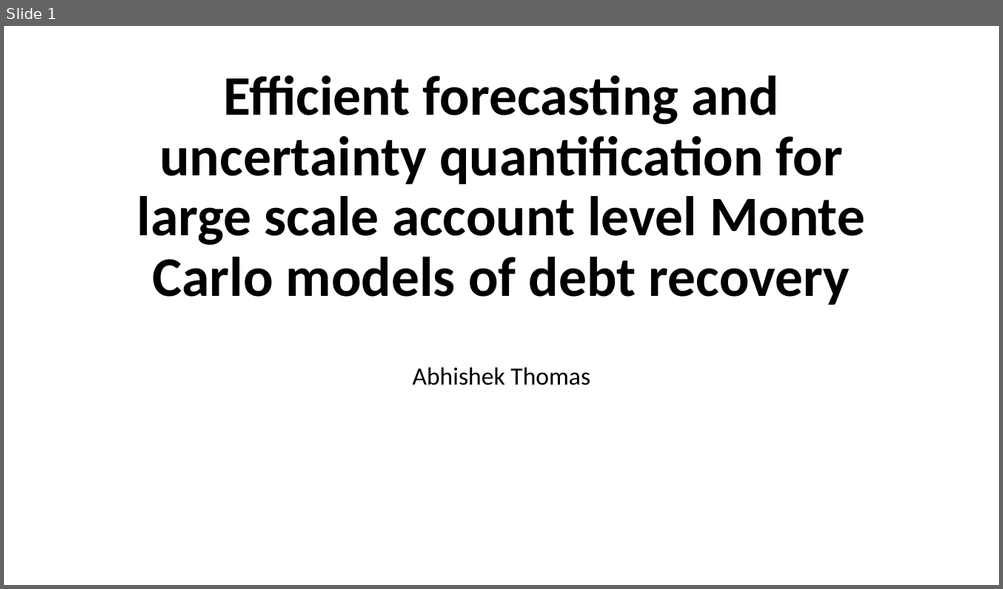
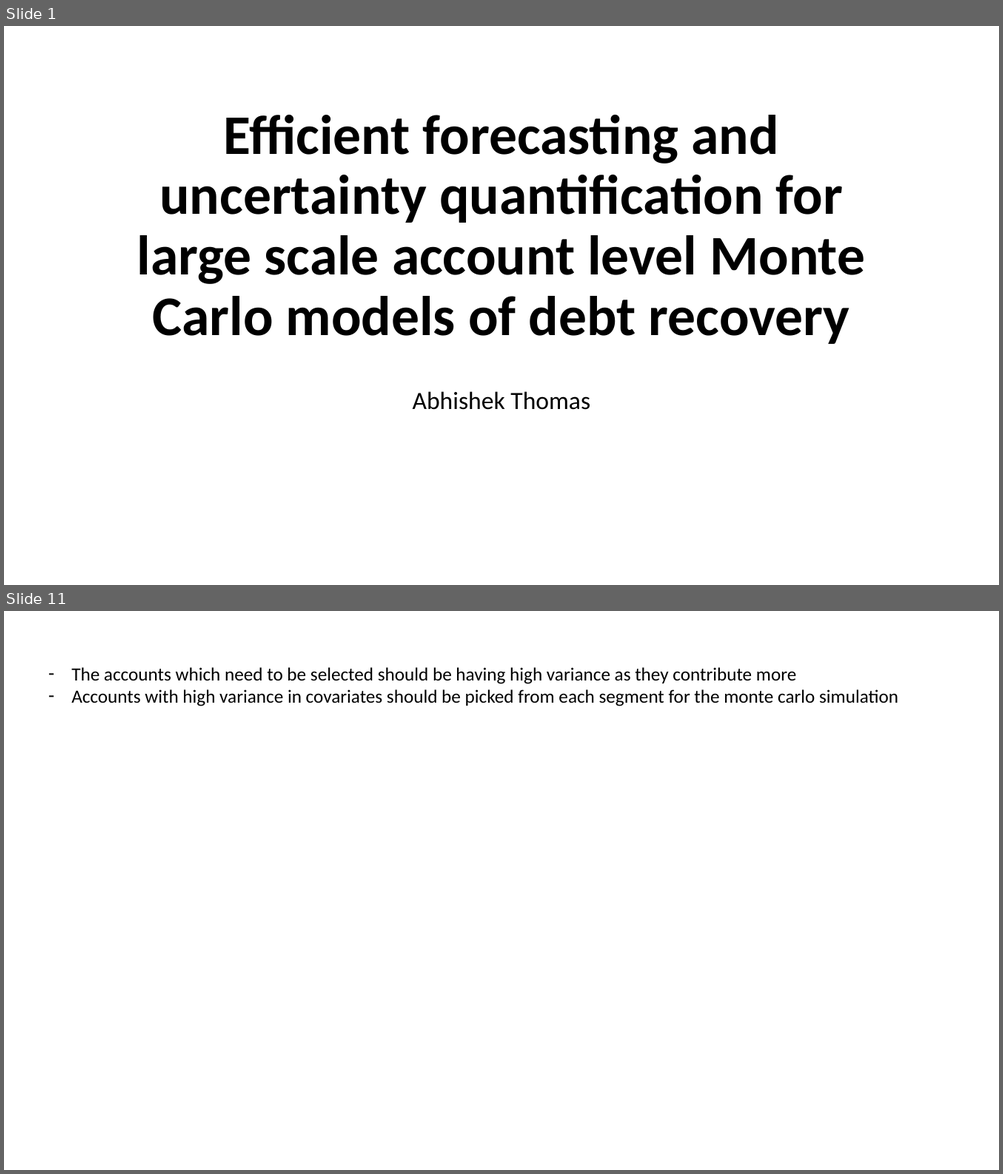
Before and after one commit to dcrey7/Interview-hackathons-assignment, a slide deck: Efficient forecasting and uncertainty quantification for large scale.pptx. Shown one above the other, each under a label of ours: slide 1 before the commit, slides 1 and 11 after it; the slides between them are not shown. The pictures are 1003x589 and 1003x1174 pixels, drawn with LibreOffice and Linux fonts; fonts in the diff are those of the drawing. Boxes give left, top, right and bottom in pixels: in the first picture for what was removed or moved away, otherwise in the second. Text is boxed around its words. In the diff, an @@ line names an element or a change of style, - is before the commit and + after.

```diff
--- a/Efficient forecasting and uncertainty quantification for large scale.pptx
+++ b/Efficient forecasting and uncertainty quantification for large scale.pptx
@@ slide 11 added at [4,611,999,1170], background #FFFFFF @@
@@ text added at [71,667,898,706], 18 pt, text #000000 @@
+– The accounts which need to be selected should be having high variance as they contribute more
+– Accounts with high variance in covariates should be picked from each segment for the monte carlo simulation
@@ slide 1 changed as well @@
@@ title "Efficient forecasting and uncertainty quantification ...": place and size @@
-title "Efficient forecasting and uncertainty quantification ..." at [137,76,865,305]
+title "Efficient forecasting and uncertainty quantification ..." at [137,115,865,344]
@@ subtitle "Abhishek Thomas": place and size @@
-subtitle "Abhishek Thomas" at [412,367,590,386]
+subtitle "Abhishek Thomas" at [412,392,590,410]
```
Also in this commit, not shown: 1 other slide changed, 11 other slides added, 3 slides removed.
